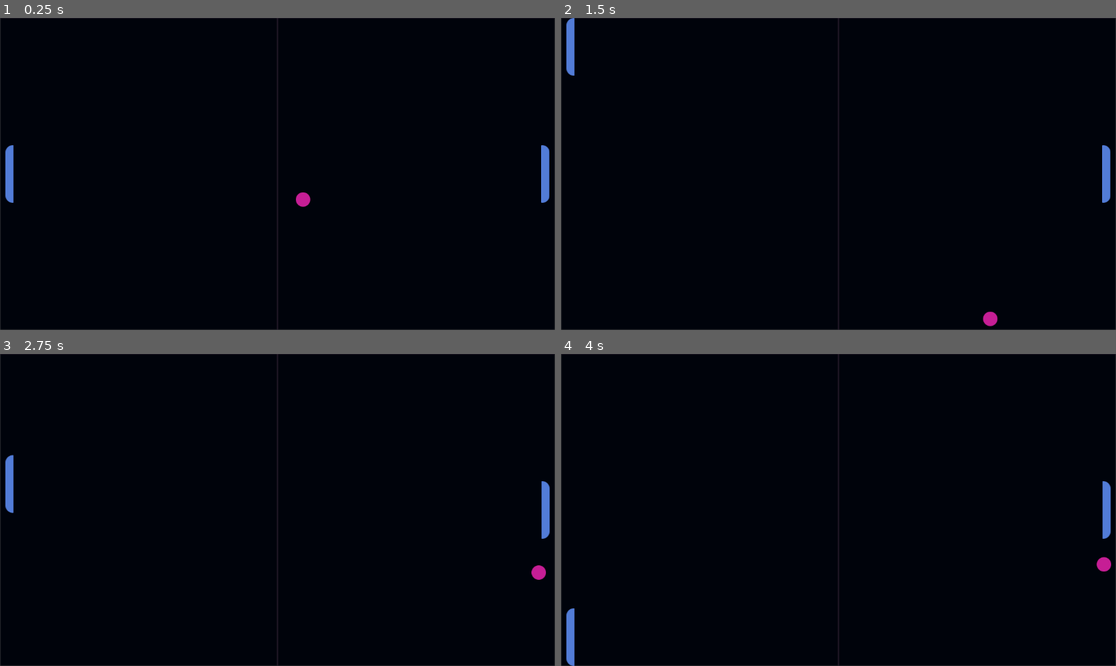
Above: before the commit, frames 1-4 (two rows, left to right).
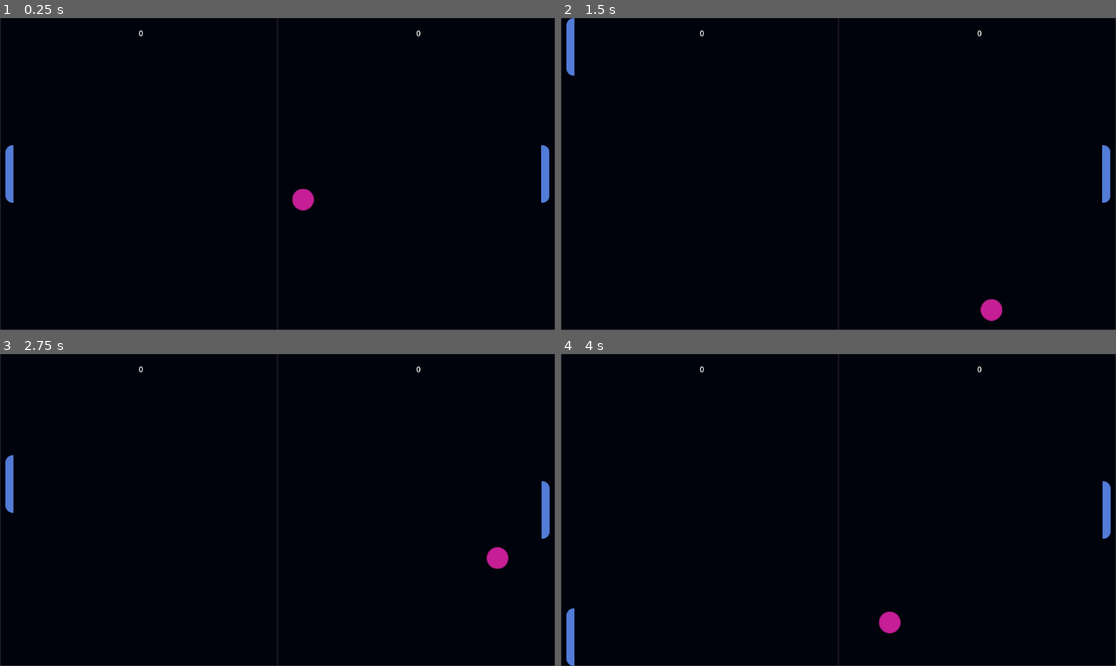
Above: after the commit, the same moments.

Repository: ItsWinterInNevada/pong_godot
Game: Godot game, scene res://scenes/game.tscn
The game is run twice, just before and just after one commit, with the same random seed, the same clock (stepped at 60 frames per second) and the same inputs.
Inputs:
- Up to frame 1 (0.25 s): no input
- Up to frame 2 (1.5 s): hold W (move_up) from 0.53 s (still down)
- Up to frame 3 (2.75 s): release W (move_up) at 2.03 s; hold S (move_down) from 2.03 s (still down)
- Up to frame 4 (4 s): keep holding S (move_down)

The runs differ from the first frame. In frame 1, 0.2% of the frame differs, in the area x 25-76%, y 4-62%; in frame 2, 0.2%; in frame 3, 0.4%, in the area x 25-99%, y 4-73%; in frame 4, 0.4%.

Commit message:
Add global script to track score and detection of player and computer score

Diff:
--- /dev/null
+++ b/Global.gd
@@ -0,0 +1,4 @@
+extends Node
+
+var player_score = 0
+var computer_score = 0
--- a/project.godot
+++ b/project.godot
@@ -14,6 +14,10 @@
 run/main_scene="uid://dj8q4dwasyf05"
 config/features=PackedStringArray("4.6", "Forward Plus")
 config/icon="res://icon.svg"
+
+[autoload]
+
+Global="*uid://cfwwxtnfjl747"
 
 [input]
 
--- a/scenes/ball.tscn
+++ b/scenes/ball.tscn
@@ -7,6 +7,7 @@
 radius = 16.03122
 
 [node name="Ball" type="CharacterBody2D" unique_id=865308976]
+scale = Vector2(1.5, 1.5)
 script = ExtResource("1_cxlvu")
 
 [node name="Sprite2D" type="Sprite2D" parent="." unique_id=2062811406]
--- a/scenes/game.tscn
+++ b/scenes/game.tscn
@@ -1,12 +1,16 @@
 [gd_scene format=3 uid="uid://dj8q4dwasyf05"]
 
+[ext_resource type="Script" uid="uid://cafbwoaur0rx8" path="res://scripts/game.gd" id="1_p57ef"]
 [ext_resource type="PackedScene" uid="uid://d22jawmr5833r" path="res://scenes/level.tscn" id="1_uwrxv"]
 [ext_resource type="PackedScene" uid="uid://e1m8wcpynwlx" path="res://scenes/paddle.tscn" id="2_yqjtg"]
 [ext_resource type="Script" uid="uid://cdrtfq0w1w5q3" path="res://scripts/player.gd" id="3_lbhrr"]
 [ext_resource type="Script" uid="uid://dw0ofe6c1uevf" path="res://scripts/computer.gd" id="4_iywne"]
 [ext_resource type="PackedScene" uid="uid://c5a6lhodh1sak" path="res://scenes/ball.tscn" id="5_iywne"]
+[ext_resource type="Script" uid="uid://bsqg7sfmbl2da" path="res://scripts/player_score.gd" id="7_gee14"]
+[ext_resource type="Script" uid="uid://cyswq1lm18vkn" path="res://scripts/computer_score.gd" id="8_0tnpc"]
 
 [node name="Game" type="Node2D" unique_id=1934257106]
+script = ExtResource("1_p57ef")
 
 [node name="Level" parent="." unique_id=717392464 instance=ExtResource("1_uwrxv")]
 position = Vector2(576, 324)
@@ -22,3 +26,19 @@
 
 [node name="Ball" parent="." unique_id=865308976 instance=ExtResource("5_iywne")]
 position = Vector2(576, 324)
+
+[node name="PlayerScore" type="Label" parent="." unique_id=1621050263]
+offset_left = 288.0
+offset_top = 20.0
+offset_right = 328.0
+offset_bottom = 43.0
+script = ExtResource("7_gee14")
+
+[node name="ComputerScore" type="Label" parent="." unique_id=1893478932]
+offset_left = 864.0
+offset_top = 20.0
+offset_right = 904.0
+offset_bottom = 43.0
+script = ExtResource("8_0tnpc")
+
+[connection signal="body_exited" from="Level" to="." method="_on_level_body_exited"]
--- /dev/null
+++ b/scripts/computer_score.gd
@@ -0,0 +1,4 @@
+extends Label
+
+func _process(delta: float) -> void:
+	self.text = str(Global.computer_score)
--- /dev/null
+++ b/scripts/game.gd
@@ -0,0 +1,27 @@
+extends Node2D
+
+var ball_starting_position
+var player_starting_position
+var computer_starting_position
+
+# Called when the node enters the scene tree for the first time.
+func _ready() -> void:
+	ball_starting_position = $Ball.global_position
+	player_starting_position = $Player.global_position
+	computer_starting_position = $Computer.global_position
+
+
+# Called every frame. 'delta' is the elapsed time since the previous frame.
+func _process(delta: float) -> void:
+	pass
+
+
+func _on_level_body_exited(body: Node2D) -> void: # Resetting the level.
+	if $Ball.position.x <= 0:
+		Global.player_score += 1
+	else:
+		Global.computer_score += 1
+
+	$Ball.position = ball_starting_position
+	$Player.position = player_starting_position
+	$Computer.position = computer_starting_position
--- /dev/null
+++ b/scripts/player_score.gd
@@ -0,0 +1,4 @@
+extends Label
+
+func _process(delta: float) -> void:
+	self.text = str(Global.player_score)
Not shown, added: Global.gd.uid
Not shown, added: scripts/computer_score.gd.uid
Not shown, added: scripts/game.gd.uid
Not shown, added: scripts/player_score.gd.uid
